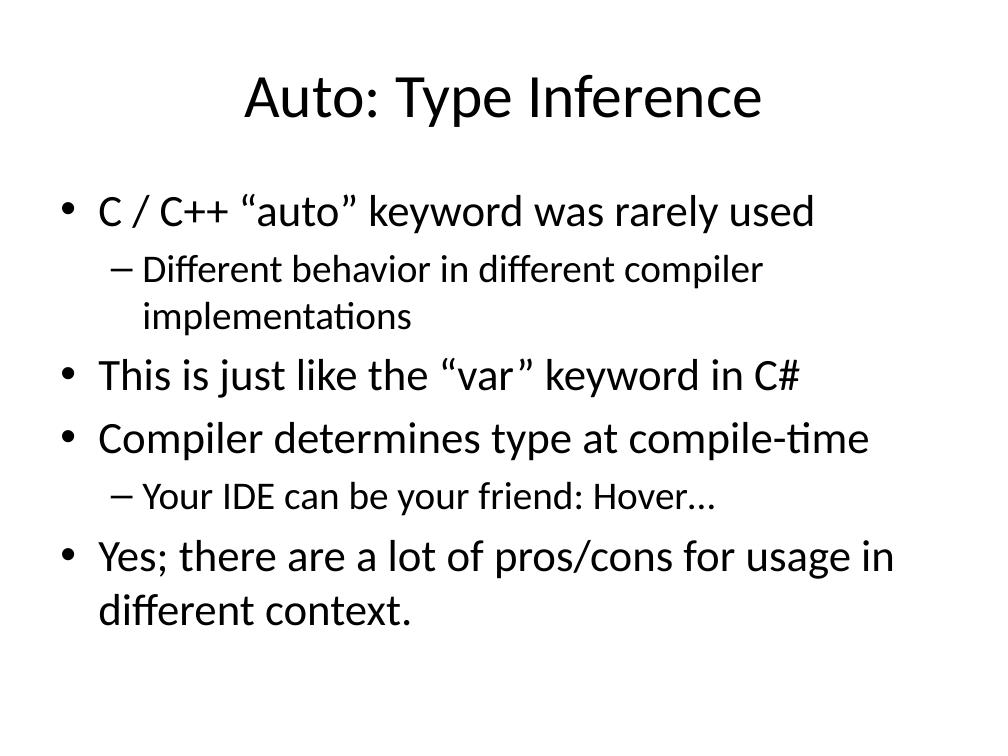
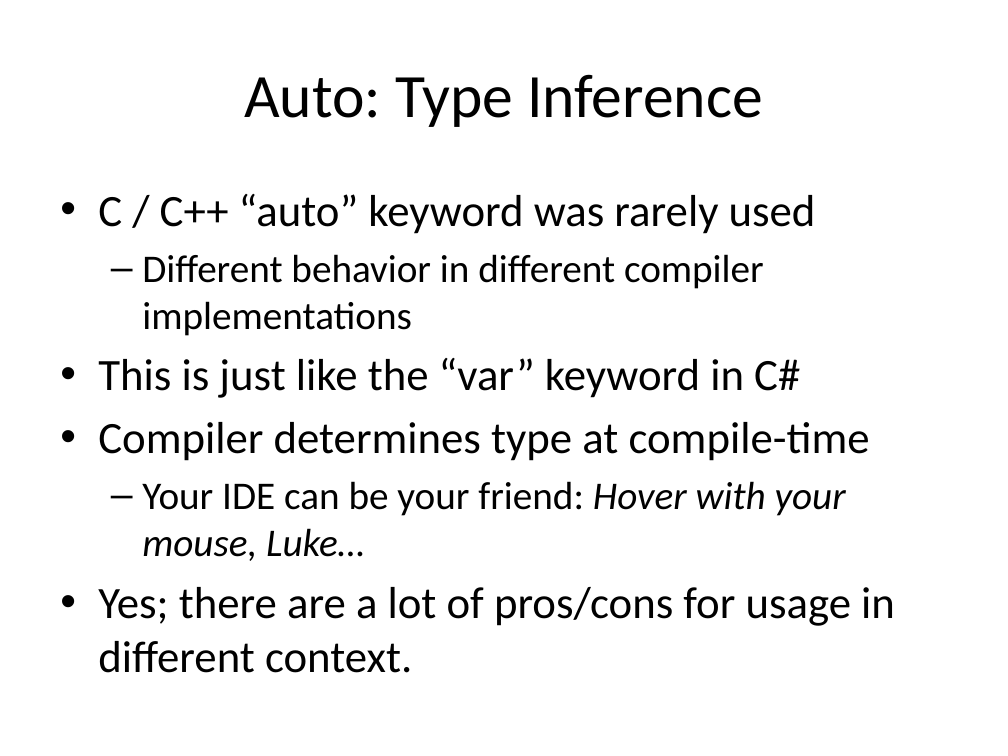
Before and after one commit to fellmad/FunWithCpp11, a slide deck: slide 52 of doc/Fun_with_C++11.pptx. Drawn at 1008x756 pixels with LibreOffice and Linux fonts; fonts in the diff are those of the drawing. Boxes give left, top, right and bottom in pixels: in the first picture for what was removed or moved away, otherwise in the second. Text is boxed around its words. In the diff, an @@ line names an element or a change of style, - is before the commit and + after.

```diff
--- a/doc/Fun_with_C++11.pptx
+++ b/doc/Fun_with_C++11.pptx
@@ text at <box>142,481,846,561</box>: text changed; italic on @@
-  – Your IDE can be your friend: Hover…
+  – Your IDE can be your friend: Hover with your mouse, Luke…
```
Also in this commit, not shown: 7 other slides changed, 1 other file.
